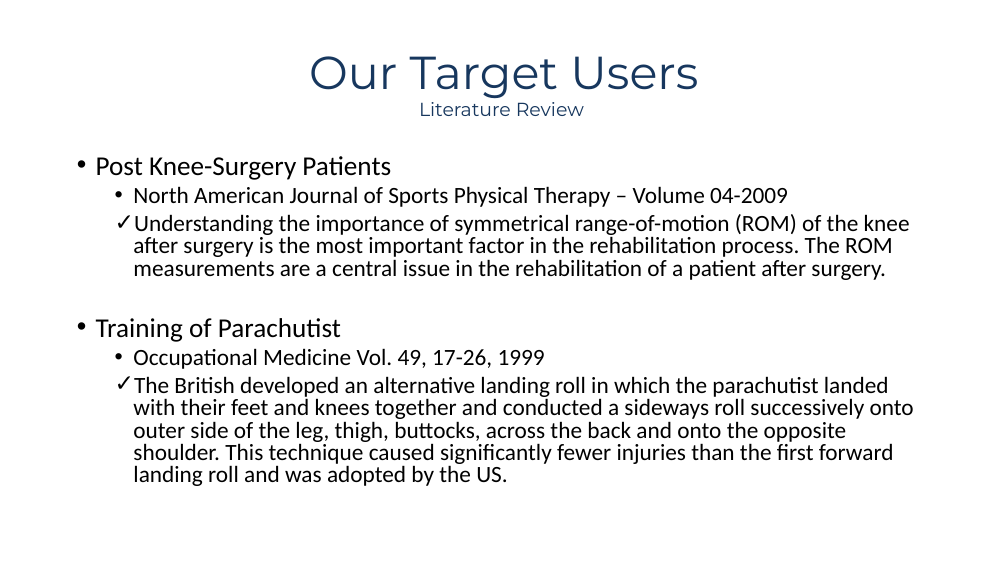
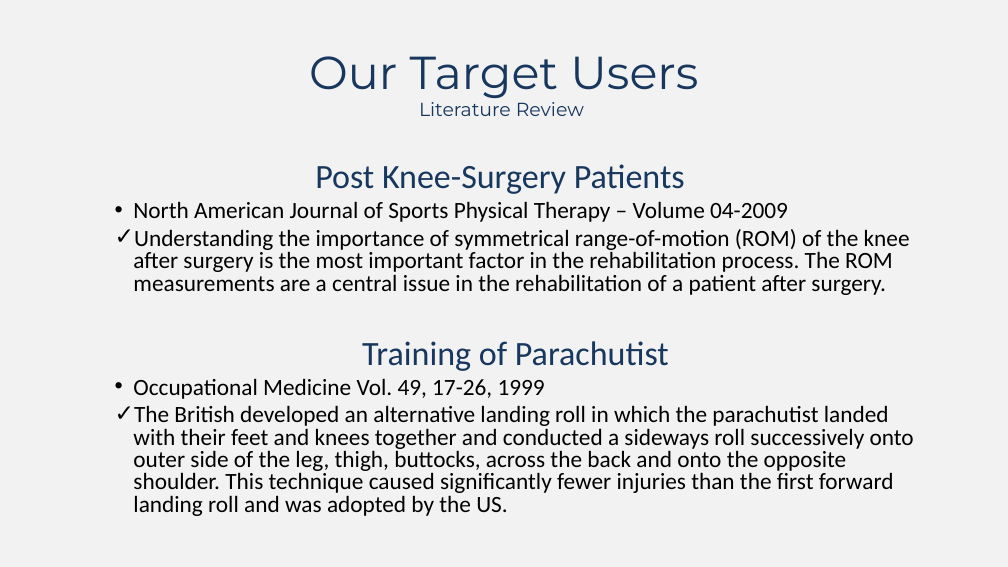
Before and after one commit to kennethrithvik/smart_knee_brace, a slide deck: slide 5 of docs/Smart Knee.pptx. Drawn at 1008x567 pixels with LibreOffice and Linux fonts; fonts in the diff are those of the drawing; background and template pictures are left out. Boxes give left, top, right and bottom in pixels: in the first picture for what was removed or moved away, otherwise in the second. Text is boxed around its words. In the diff, an @@ line names an element or a change of style, - is before the commit and + after.

```diff
--- a/docs/Smart Knee.pptx
+++ b/docs/Smart Knee.pptx
@@ background picture (left out) to #F2F2F2 @@
@@ text at <box>315,164,685,371</box>: size 25.9 to 32.4 pt, text colour #000000 to #17375E in "Post Knee-Surgery Patients", "Training of Parachutist"; alignment left to centre; bullet • to none; line spacing 0.8 to 1 @@
```
Also in this commit, not shown: 7 other slides changed, 3 slides added, 3 slides removed, 13 other files.
